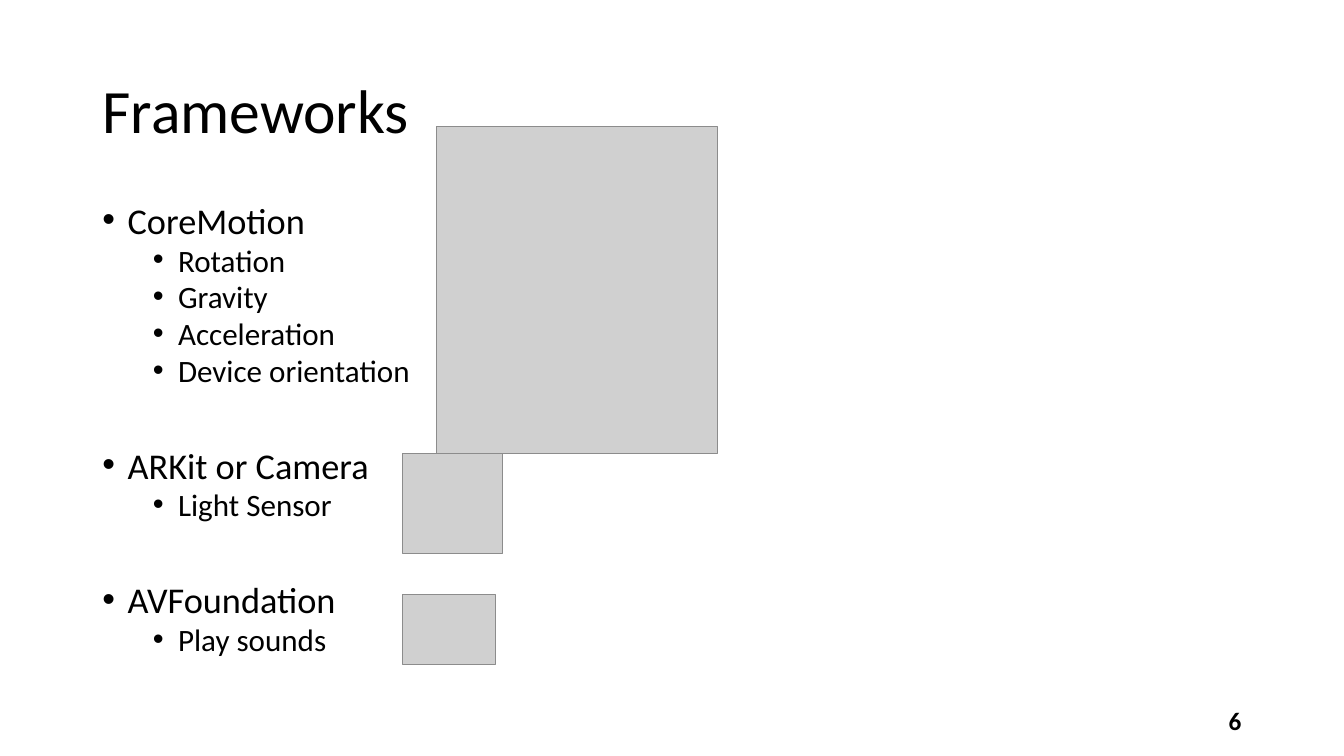
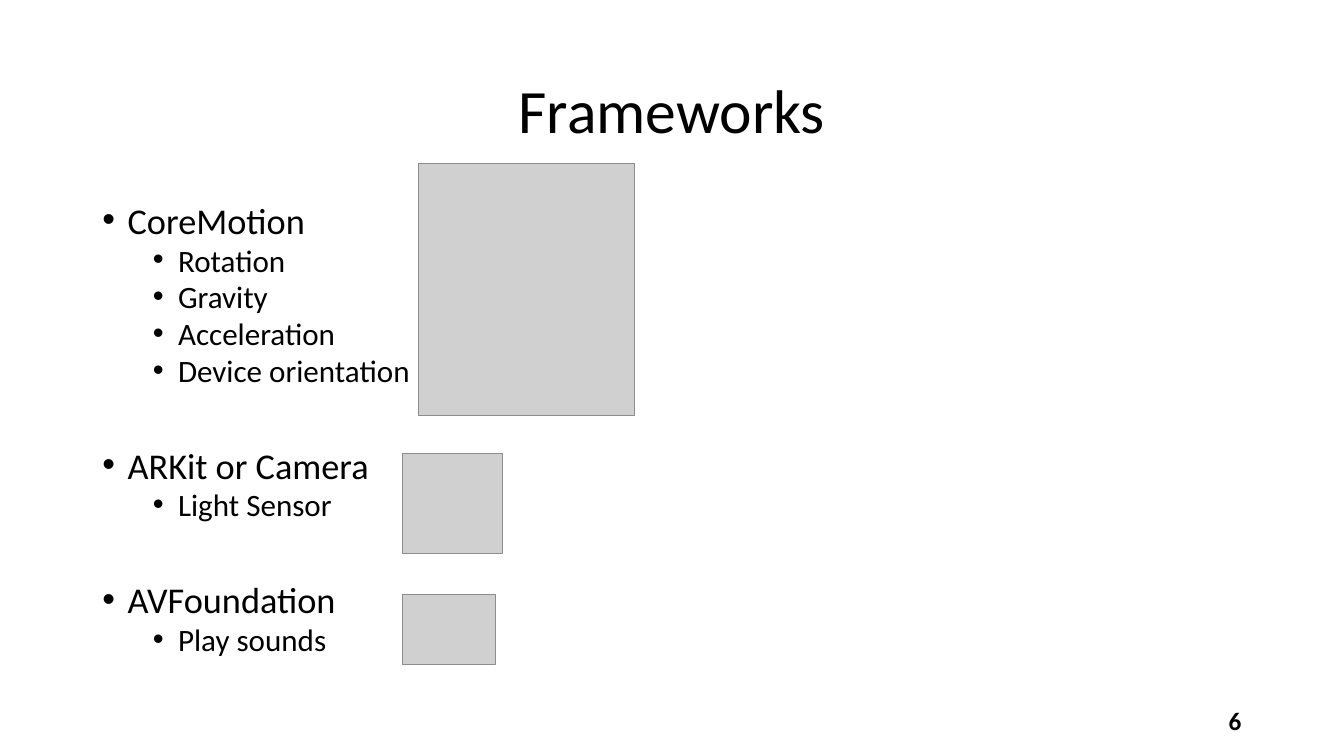
Before and after one commit to lukgav/ios-ar, a slide deck: slide 6 of projectPresentation/WatchOut Presentation.pptx. Drawn at 1344x756 pixels with LibreOffice and Linux fonts; fonts in the diff are those of the drawing; grey boxes stand for pictures. Boxes give left, top, right and bottom in pixels: in the first picture for what was removed or moved away, otherwise in the second. Text is boxed around its words. In the diff, an @@ line names an element or a change of style, - is before the commit and + after.

Commit message:
+ Add twitch code and project name and some pictures

```diff
--- a/projectPresentation/WatchOut Presentation.pptx
+++ b/projectPresentation/WatchOut Presentation.pptx
@@ title "Frameworks" at bbox=[519, 90, 825, 134]: alignment left to centre @@
@@ picture: place and size @@
-picture at bbox=[437, 126, 718, 454]
+picture at bbox=[418, 163, 635, 415]
```
Also in this commit, not shown: 6 other slides changed, 4 slides added.
